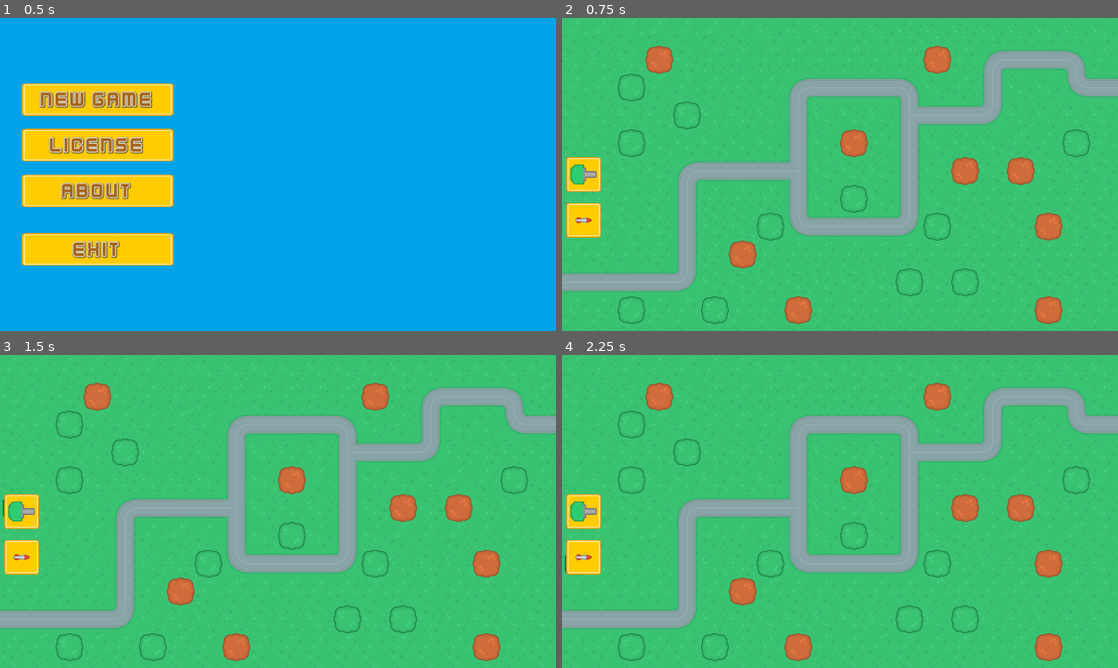
Above: before the commit, frames 1-4 (two rows, left to right).
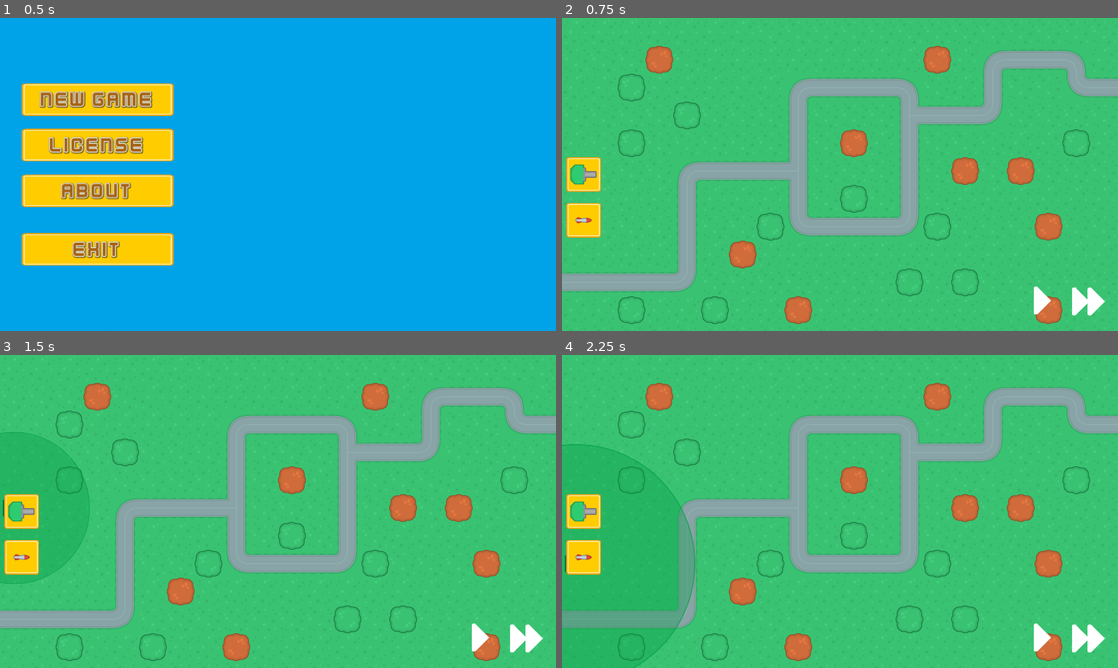
Above: after the commit, the same moments.

Repository: cainant/tower_defense
Game: Godot game, scene res://scene_handler.tscn
The game is run twice, just before and just after one commit, with the same random seed, the same clock (stepped at 60 frames per second) and the same inputs.
Inputs (mouse positions are in pixels of both pictures, inside the frame that each line leads up to):
- Up to frame 1 (0.5 s): no input
- Up to frame 2 (0.75 s): click "New Game" at 0.5 s
- Up to frame 3 (1.5 s): click (22, 511) at 1.25 s
- Up to frame 4 (2.25 s): click (584, 558) at 2 s

Frame 1 is identical in both runs. In frame 2, 0.5% of the frame differs, in the area x 84-98%, y 85-96%; in frame 3, 0.6%; in frame 4, 2.7%, in the area x 0-98%, y 28-100%.

Commit message:
towers have range and target enemies

Diff:
--- /dev/null
+++ b/Scenes/Enemies/blue_tank.gd
@@ -0,0 +1,9 @@
+extends PathFollow2D
+
+var speed = 150
+
+func _physics_process(delta: float) -> void:
+	move(delta)
+
+func move(delta):
+	self.set_progress(self.get_progress() + speed * delta)
--- /dev/null
+++ b/Scenes/Enemies/blue_tank.tscn
@@ -0,0 +1,20 @@
+[gd_scene load_steps=4 format=3 uid="uid://br55lqhbcilti"]
+
+[ext_resource type="Texture2D" uid="uid://biehtnog3gun7" path="res://Assets/Enemies/tank_blue.png" id="1_31tau"]
+[ext_resource type="Script" path="res://Scenes/Enemies/blue_tank.gd" id="1_d5geh"]
+
+[sub_resource type="RectangleShape2D" id="RectangleShape2D_4nq8k"]
+size = Vector2(41, 42)
+
+[node name="BlueTank" type="PathFollow2D"]
+loop = false
+script = ExtResource("1_d5geh")
+
+[node name="CharacterBody2D" type="CharacterBody2D" parent="."]
+
+[node name="Sprite2D" type="Sprite2D" parent="CharacterBody2D"]
+texture = ExtResource("1_31tau")
+
+[node name="CollisionShape2D" type="CollisionShape2D" parent="CharacterBody2D"]
+position = Vector2(-0.5, 0)
+shape = SubResource("RectangleShape2D_4nq8k")
--- a/Scenes/Maps/map_1.tscn
+++ b/Scenes/Maps/map_1.tscn
@@ -176,6 +176,12 @@
 sources/3 = SubResource("TileSetAtlasSource_cbipu")
 sources/0 = SubResource("TileSetAtlasSource_k8xk0")
 
+[sub_resource type="Curve2D" id="Curve2D_ncnth"]
+_data = {
+"points": PackedVector2Array(0, 0, 0, 0, -37, 609, -32.0641, -0.0825714, 32.0641, 0.0825714, 256, 608, 0.264866, 14.5676, -0.264866, -14.5676, 288, 576, -0.33371, 38.7104, 0.33371, -38.7104, 288, 385, -11, 0, 11, 0, 320, 352, 0, 0, 0, 0, 512, 352, 1.00113, -38.3766, -1.00113, 38.3766, 544, 385, 0, 0, 0, 0, 544, 448, -38.0429, 0.33371, 38.0429, -0.33371, 576, 481, 0, 0, 0, 0, 768, 481, 0.280615, 31.1483, -0.280615, -31.1483, 800, 449, 0, 0, 0, 0, 800, 257, -27.9464, -0.297302, 27.9464, 0.297302, 832, 224, -36.0814, -0.445449, 0, 0, 960, 225, -0.33371, 29.7002, 0.33371, -29.7002, 992, 192, 0, 0, 0, 0, 992, 129, -36.7081, 1.00113, 36.7081, -1.00113, 1024, 96, -47.7046, 0, 47.7046, 0, 1152, 97, -45.4597, -1.12246, 45.4597, 1.12246, 1216, 160, 0, 0, 0, 0, 1303, 160)
+}
+point_count = 20
+
 [node name="Map1" type="Node2D"]
 
 [node name="Ground" type="TileMapLayer" parent="."]
@@ -187,3 +193,6 @@
 tile_set = SubResource("TileSet_rp5wy")
 
 [node name="Towers" type="Node" parent="."]
+
+[node name="Path" type="Path2D" parent="."]
+curve = SubResource("Curve2D_ncnth")
--- a/Scenes/Turrets/Turrets.gd
+++ b/Scenes/Turrets/Turrets.gd
@@ -1,9 +1,36 @@
 extends Node2D
 
+var enemy_array = []
+var built = false
+var tower_type
+var enemy
+
+func _ready() -> void:
+	if built:
+		var radius = 0.5 * GameData.tower_info[tower_type]['range']
+		self.get_node('Range/RangeShape').get_shape().radius = radius
+		pass
+
 func _physics_process(_delta: float) -> void:
-	turn()
-
+	if enemy_array.size() != 0 and built:
+		select_enemy()
+		turn()
+	else:
+		enemy = null
 
 func turn():
-	var enemy_pos = get_global_mouse_position()
-	get_node("Turret").look_at(enemy_pos)
+	get_node("Turret").look_at(enemy.position)
+
+func select_enemy() -> void:
+	var enemy_progress_array = []
+	for enemy in enemy_array:
+		enemy_progress_array.append(enemy.progress)
+	var max_progress = enemy_progress_array.max()
+	var enemy_idx = enemy_progress_array.find(max_progress)
+	enemy = enemy_array[enemy_idx]
+
+func _on_range_body_entered(body: Node2D) -> void:
+	enemy_array.push_back(body.get_parent())
+
+func _on_range_body_exited(body: Node2D) -> void:
+	enemy_array.erase(body.get_parent())
--- a/Scenes/Turrets/gun_tier_1.gd
+++ b/Scenes/Turrets/gun_tier_1.gd
@@ -1 +1 @@
-extends 'res://Scenes/Turrets/Turrets.gd'
+extends 'res://Scenes/Turrets/turrets.gd'
--- a/Scenes/Turrets/gun_tier_1.tscn
+++ b/Scenes/Turrets/gun_tier_1.tscn
@@ -1,8 +1,10 @@
-[gd_scene load_steps=4 format=3 uid="uid://dmadnysbkspje"]
+[gd_scene load_steps=5 format=3 uid="uid://dmadnysbkspje"]
 
 [ext_resource type="Texture2D" uid="uid://bo3ibwri4nfn7" path="res://Assets/Towers/towerDefense_tile181.png" id="1_0fsas"]
 [ext_resource type="Script" path="res://Scenes/Turrets/gun_tier_1.gd" id="1_a6m4k"]
 [ext_resource type="Texture2D" uid="uid://cljsi35cto863" path="res://Assets/Towers/towerDefense_tile249.png" id="2_052ja"]
+
+[sub_resource type="CircleShape2D" id="CircleShape2D_77yf4"]
 
 [node name="GunTier1" type="Node2D"]
 script = ExtResource("1_a6m4k")
@@ -16,3 +18,11 @@
 
 [node name="Muzzle" type="Marker2D" parent="Turret"]
 position = Vector2(43, 0)
+
+[node name="Range" type="Area2D" parent="."]
+
+[node name="RangeShape" type="CollisionShape2D" parent="Range"]
+shape = SubResource("CircleShape2D_77yf4")
+
+[connection signal="body_entered" from="Range" to="." method="_on_range_body_entered"]
+[connection signal="body_exited" from="Range" to="." method="_on_range_body_exited"]
--- a/Scenes/Turrets/gun_tier_2.gd
+++ b/Scenes/Turrets/gun_tier_2.gd
@@ -1 +1 @@
-extends 'res://Scenes/Turrets/Turrets.gd'
+extends 'res://Scenes/Turrets/turrets.gd'
--- a/Scenes/Turrets/gun_tier_2.tscn
+++ b/Scenes/Turrets/gun_tier_2.tscn
@@ -1,8 +1,10 @@
-[gd_scene load_steps=4 format=3 uid="uid://sawj7tnx4g6f"]
+[gd_scene load_steps=5 format=3 uid="uid://sawj7tnx4g6f"]
 
 [ext_resource type="Texture2D" uid="uid://bo3ibwri4nfn7" path="res://Assets/Towers/towerDefense_tile181.png" id="1_8qknr"]
 [ext_resource type="Script" path="res://Scenes/Turrets/gun_tier_2.gd" id="1_rp2y3"]
 [ext_resource type="Texture2D" uid="uid://de3iibad0vvt3" path="res://Assets/Towers/towerDefense_tile250.png" id="2_yx2v6"]
+
+[sub_resource type="CircleShape2D" id="CircleShape2D_5m42o"]
 
 [node name="GunTier2" type="Node2D"]
 script = ExtResource("1_rp2y3")
@@ -19,3 +21,11 @@
 
 [node name="Muzzle2" type="Marker2D" parent="Turret"]
 position = Vector2(41, -6)
+
+[node name="Range" type="Area2D" parent="."]
+
+[node name="RangeShape" type="CollisionShape2D" parent="Range"]
+shape = SubResource("CircleShape2D_5m42o")
+
+[connection signal="body_entered" from="Range" to="." method="_on_range_body_entered"]
+[connection signal="body_exited" from="Range" to="." method="_on_range_body_exited"]
--- a/Scenes/Turrets/missile_tier_1.gd
+++ b/Scenes/Turrets/missile_tier_1.gd
@@ -1 +1 @@
-extends 'res://Scenes/Turrets/Turrets.gd'
+extends 'res://Scenes/Turrets/turrets.gd'
--- a/Scenes/Turrets/missile_tier_1.tscn
+++ b/Scenes/Turrets/missile_tier_1.tscn
@@ -1,9 +1,11 @@
-[gd_scene load_steps=5 format=3 uid="uid://bc7hv5pw8wj4i"]
+[gd_scene load_steps=6 format=3 uid="uid://doxuodxipl1cm"]
 
 [ext_resource type="Texture2D" uid="uid://iqpngu4k0kgb" path="res://Assets/Towers/towerDefense_tile180.png" id="1_tihx1"]
 [ext_resource type="Script" path="res://Scenes/Turrets/missile_tier_1.gd" id="1_y8k18"]
 [ext_resource type="Texture2D" uid="uid://cdx2e3ihni5lj" path="res://Assets/Towers/towerDefense_tile228.png" id="2_2hgcw"]
 [ext_resource type="Texture2D" uid="uid://dj8pilwv1urma" path="res://Assets/Towers/towerDefense_tile251.png" id="3_rrmtv"]
+
+[sub_resource type="CircleShape2D" id="CircleShape2D_u2805"]
 
 [node name="MissileTier1" type="Node2D"]
 script = ExtResource("1_y8k18")
@@ -21,3 +23,11 @@
 [node name="Missile2" type="Sprite2D" parent="Turret"]
 position = Vector2(5, 10)
 texture = ExtResource("3_rrmtv")
+
+[node name="Range" type="Area2D" parent="."]
+
+[node name="RangeShape" type="CollisionShape2D" parent="Range"]
+shape = SubResource("CircleShape2D_u2805")
+
+[connection signal="body_entered" from="Range" to="." method="_on_range_body_entered"]
+[connection signal="body_exited" from="Range" to="." method="_on_range_body_exited"]
--- a/Scenes/UI/ui.gd
+++ b/Scenes/UI/ui.gd
@@ -1,21 +1,48 @@
 extends CanvasLayer
 
 var red_color = Color(0.863, 0, 0.031, 0.75)
-var green_color = Color(0, 0.615, 0.268, 0.75)
+var green_color = Color(0, 0.615, 0.268, .95)
 
 func set_tower_preview(build_type: String, mouse_position: Vector2):
 	var drag_tower = load('res://Scenes/Turrets/' + build_type + '.tscn').instantiate()
 	drag_tower.set_name('DragTower')
+	drag_tower.modulate = green_color
+
+	var scaling = GameData.tower_info[build_type]['range'] / 600.0
+	var range_texture = Sprite2D.new()
+	range_texture.name = ('RangeTexture')
+	range_texture.scale = Vector2(scaling, scaling)
+	range_texture.texture = load("res://Assets/UI/range_overlay.png")
+	range_texture.modulate = Color(1, 1, 1, 0.8)
 
 	var control = Control.new()
-	control.modulate = green_color
 	control.add_child(drag_tower, true)
+	control.add_child(range_texture, true)
 	control.global_position = mouse_position
 	control.set_name('TowerPreview')
-	add_child(control, true)
-	move_child(control, 0)
+
+	self.add_child(control, true)
+	self.move_child(control, 0)
 
 func update_tower_preview(tile_pos: Vector2, build_valid: bool):
 	var tower_preview = get_node('TowerPreview')
 	tower_preview.global_position = tile_pos
-	tower_preview.modulate = green_color if build_valid else red_color
+
+	get_node('TowerPreview/DragTower').modulate = green_color if build_valid else red_color
+	get_node('TowerPreview/RangeTexture').modulate = green_color if build_valid else red_color
+
+
+func _on_pause_play_pressed() -> void:
+	if self.get_parent().build_mode:
+		self.get_parent().cancel_build_mode()
+	if self.get_tree().is_paused():
+		self.get_tree().paused = false
+	elif self.get_parent().current_wave == 0:
+		get_parent().current_wave = 1
+		get_parent().start_new_wave()
+	else:
+		self.get_tree().paused = true
+
+
+func _on_fast_foward_pressed() -> void:
+	Engine.set_time_scale(1.0 if Engine.get_time_scale() == 2.0 else 2.0)
--- a/Scenes/game_scene.gd
+++ b/Scenes/game_scene.gd
@@ -1,12 +1,6 @@
 extends Node2D
 
 var map_node
-
-var build_mode = false
-var build_valid = false
-var build_location
-var build_type
-var build_tile
 
 func _ready():
 	map_node = get_node('Map1')
@@ -14,9 +8,11 @@
 	for i in get_tree().get_nodes_in_group('build_buttons'):
 		i.button_down.connect(initiate_build_mode.bind(i.get_name()))
 
+
 func _process(delta: float) -> void:
 	if build_mode:
 		update_tower_preview()
+
 
 func _unhandled_input(event: InputEvent) -> void:
 	if event.is_action_released("ui_accept") and build_mode:
@@ -25,7 +21,19 @@
 	if event.is_action_released("ui_cancel") and build_mode == true:
 		cancel_build_mode()
 
+
+##
+## Building tower functions
+##
+var build_mode = false
+var build_valid = false
+var build_location
+var build_type
+var build_tile
+
 func initiate_build_mode(tower_type: String):
+	if build_mode:
+		cancel_build_mode()
 	build_mode = true
 	build_type = "%s_tier_1" % [tower_type.to_lower()]
 	get_node('UI').set_tower_preview(build_type, get_global_mouse_position())
@@ -48,11 +56,37 @@
 	if build_valid:
 		var new_tower = load('res://Scenes/Turrets/' + build_type + '.tscn').instantiate()
 		new_tower.position = build_location
+		new_tower.built = true
+		new_tower.tower_type = build_type
 		map_node.get_node('Towers').add_child(new_tower, true)
 		map_node.get_node('TowerExclusion').set_cell(build_tile, 0, Vector2i(0, 1))
-		# set_cell(coords: Vector2i, source_id: int = -1, atlas_coords: Vector2i = Vector2i(-1, -1), alternative_tile: int = 0)
 
 func cancel_build_mode():
 	build_mode = false
 	build_valid = false
-	get_node('UI/TowerPreview').queue_free()
+	get_node('UI/TowerPreview').free()
+
+
+##
+## Wave functions
+##
+var current_wave = 0
+var enemies_in_wave
+
+func start_new_wave():
+	var wave_data = retrieve_wave_data()
+	await get_tree().create_timer(0.2).timeout
+	spawn_enemies(wave_data)
+
+func retrieve_wave_data():
+	var wave_data = [['blue_tank', 3.0], ['blue_tank', 0.1]]
+	current_wave += 1
+	enemies_in_wave = wave_data.size()
+
+	return wave_data
+
+func spawn_enemies(wave_data):
+	for enemy in wave_data:
+		var new_enemy = load("res://Scenes/Enemies/%s.tscn" % [enemy[0]]).instantiate()
+		map_node.get_node('Path').add_child(new_enemy, true)
+		await get_tree().create_timer(enemy[1]).timeout
--- a/Scenes/game_scene.tscn
+++ b/Scenes/game_scene.tscn
@@ -6,6 +6,9 @@
 [ext_resource type="Texture2D" uid="uid://cljsi35cto863" path="res://Assets/Towers/towerDefense_tile249.png" id="3_bx0ld"]
 [ext_resource type="Script" path="res://Scenes/UI/ui.gd" id="3_xtrlb"]
 [ext_resource type="Texture2D" uid="uid://dj8pilwv1urma" path="res://Assets/Towers/towerDefense_tile251.png" id="4_lsqyl"]
+[ext_resource type="Texture2D" uid="uid://bii3hqbaphoif" path="res://Assets/UI/Icons/right.png" id="7_klvew"]
+[ext_resource type="Texture2D" uid="uid://dohcbe6edsdrm" path="res://Assets/UI/Icons/pause.png" id="8_djfty"]
+[ext_resource type="Texture2D" uid="uid://24fkbfdnyy8k" path="res://Assets/UI/Icons/fastForward.png" id="9_lw7n3"]
 
 [node name="GameScene" type="Node2D"]
 script = ExtResource("1_prmo1")
@@ -74,3 +77,35 @@
 grow_horizontal = 2
 grow_vertical = 2
 texture = ExtResource("4_lsqyl")
+
+[node name="HBoxContainer" type="HBoxContainer" parent="UI/HUD"]
+layout_mode = 1
+anchors_preset = 3
+anchor_left = 1.0
+anchor_top = 1.0
+anchor_right = 1.0
+anchor_bottom = 1.0
+offset_left = -224.0
+offset_top = -120.0
+offset_right = -20.0
+offset_bottom = -20.0
+grow_horizontal = 0
+grow_vertical = 0
+
+[node name="PausePlay" type="TextureButton" parent="UI/HUD/HBoxContainer"]
+process_mode = 3
+custom_minimum_size = Vector2(70, 70)
+layout_mode = 2
+toggle_mode = true
+texture_normal = ExtResource("7_klvew")
+texture_pressed = ExtResource("8_djfty")
+stretch_mode = 3
+
+[node name="FastFoward" type="TextureButton" parent="UI/HUD/HBoxContainer"]
+custom_minimum_size = Vector2(70, 70)
+layout_mode = 2
+texture_normal = ExtResource("9_lw7n3")
+stretch_mode = 3
+
+[connection signal="pressed" from="UI/HUD/HBoxContainer/PausePlay" to="UI" method="_on_pause_play_pressed"]
+[connection signal="pressed" from="UI/HUD/HBoxContainer/FastFoward" to="UI" method="_on_fast_foward_pressed"]
--- /dev/null
+++ b/Singletons/game_data.gd
@@ -0,0 +1,19 @@
+extends Node
+
+const tower_info = {
+	'gun_tier_1': {
+		'damage': 20,
+		'rate': 1,
+		'range': 350
+	},
+	'gun_tier_2': {
+		'damage': 60,
+		'rate': 0.5,
+		'range': 450
+	},
+	'missile_tier_1': {
+		'damage': 100,
+		'rate': 3,
+		'range': 550
+	}
+}
--- /dev/null
+++ b/Singletons/string_util.gd
@@ -0,0 +1,7 @@
+extends Node
+
+func camel_to_snake_case(input: String) -> String:
+	var regex = RegEx.new()
+	regex.compile(r'(?<!^)(?=[A-Z0-9])')
+	var result = regex.sub(input, "_", true)
+	return result.to_lower()
--- a/project.godot
+++ b/project.godot
@@ -14,6 +14,11 @@
 run/main_scene="res://scene_handler.tscn"
 config/features=PackedStringArray("4.3", "Forward Plus")
 config/icon="res://icon.svg"
+
+[autoload]
+
+GameData="*res://Singletons/game_data.gd"
+StringUtil="*res://Singletons/string_util.gd"
 
 [display]
 
Binary file added: Assets/Enemies/tank_blue.png
Not shown, added: Assets/Enemies/tank_blue.png.import
Binary file added: Assets/UI/Icons/fastForward.png
Not shown, added: Assets/UI/Icons/fastForward.png.import
Binary file added: Assets/UI/Icons/pause.png
Not shown, added: Assets/UI/Icons/pause.png.import
Binary file added: Assets/UI/Icons/right.png
Not shown, added: Assets/UI/Icons/right.png.import
Binary file added: Assets/UI/range_overlay.png
Not shown, added: Assets/UI/range_overlay.png.import
Not shown: 1 places in Scenes/Maps/map_1.tscn that only renumber resources
Not shown: 1 places in Scenes/game_scene.tscn that only renumber resources
